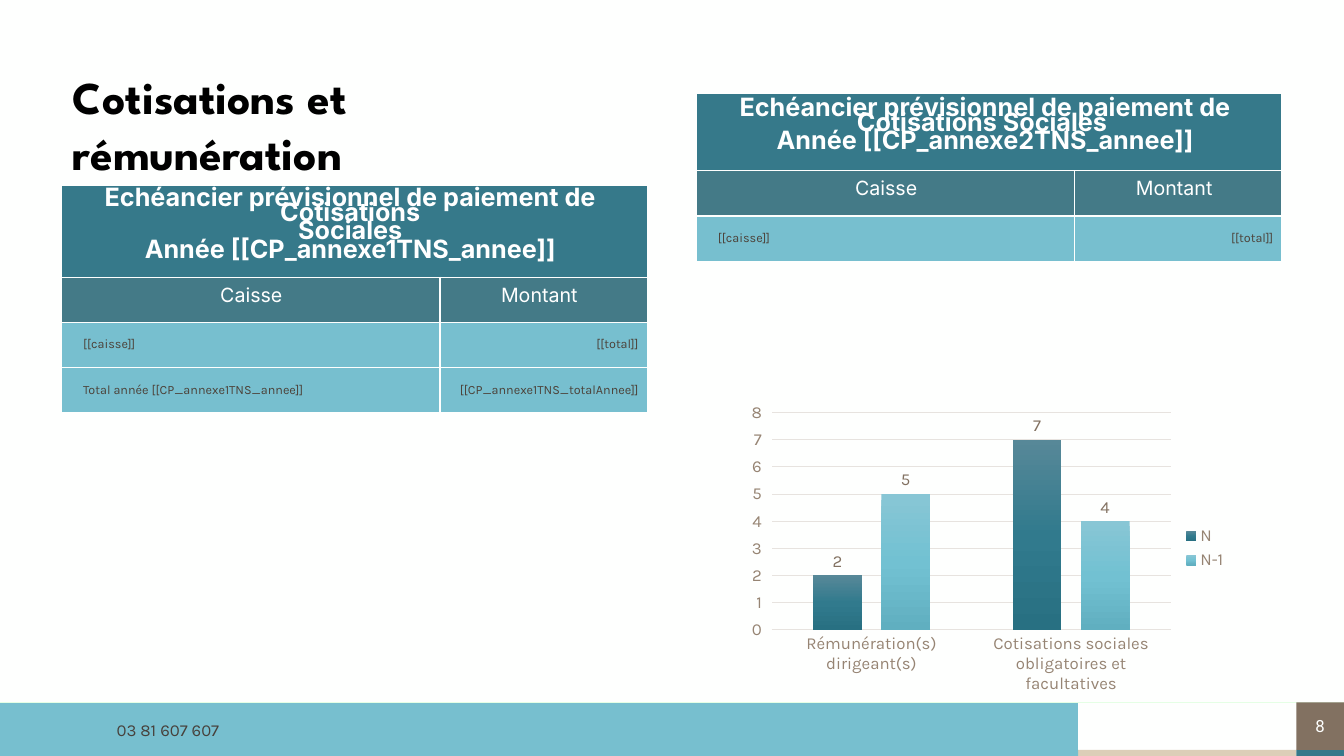
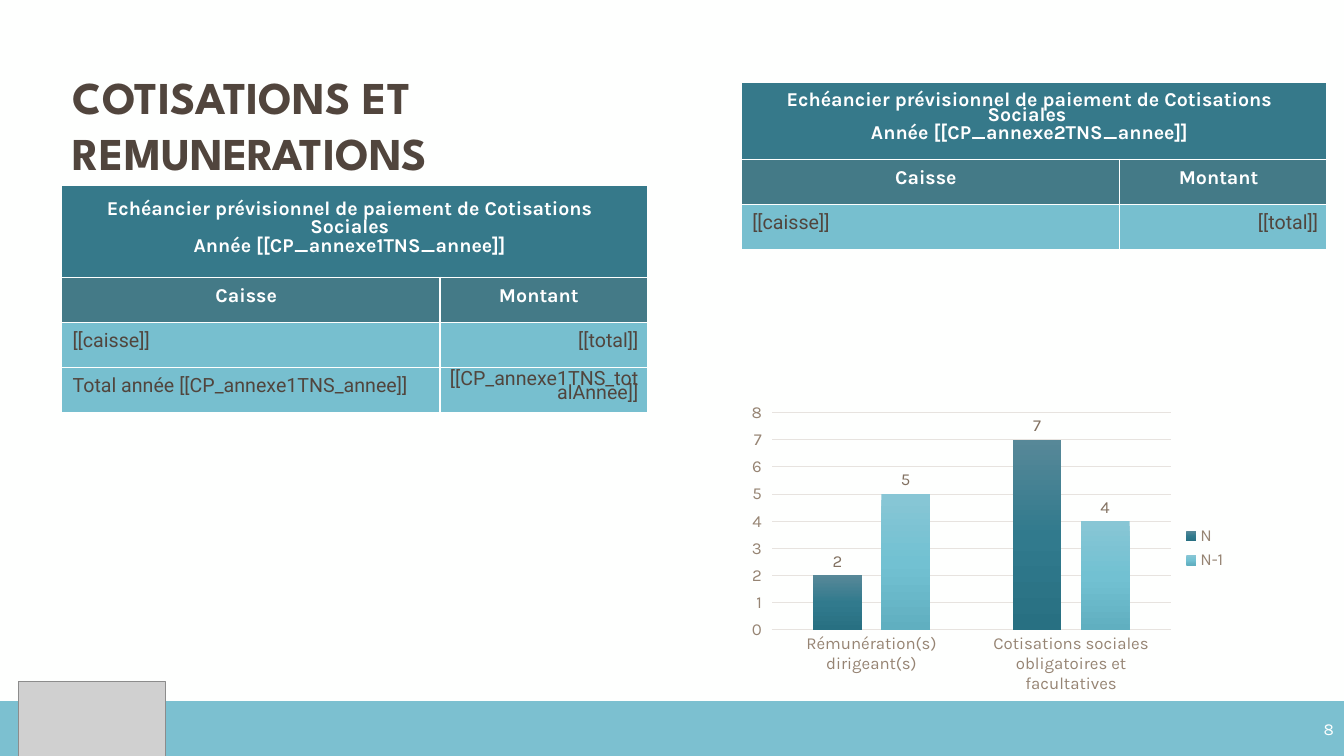
Before and after one commit to ldebouche/Projet1_lettre_fin_de_mission, a slide deck: slide 8 of backend/src/templates/modele_complet.pptm. Drawn at 1344x756 pixels with LibreOffice and Linux fonts; fonts in the diff are those of the drawing; grey boxes stand for pictures; background and template pictures are left out. Boxes give left, top, right and bottom in pixels: in the first picture for what was removed or moved away, otherwise in the second. Text is boxed around its words. In the diff, an @@ line names an element or a change of style, - is before the commit and + after.

```diff
--- a/backend/src/templates/modele_complet.pptm
+++ b/backend/src/templates/modele_complet.pptm
@@ text at box(73, 83, 427, 241): text changed; text colour #000000 to #51453D @@
-Cotisations et rémunération
-du dirigeant
+COTISATIONS ET REMUNERATIONS
+DU DIRIGEANT.
@@ table at box(742, 82, 1328, 249) @@
@@ size 18 to 14 pt in "Echéancier prévisionnel de paiement de Cotisations Sociales", "Année [[CP_annexe2TNS_annee]]" @@
@@ font Inter to Karla in "Echéancier prévisionnel de paiement de Cotisations Sociales", "Année [[CP_annexe2TNS_annee]]", "Caisse", "Montant" @@
@@ bold on in "Caisse", "Montant" @@
@@ size 9 to 14 pt, font Karla to Roboto, text colour #4C4239 to #51453D in "[[caisse]]", "[[total]]" @@
@@ indent changed @@
@@ table: place and size @@
-table at box(697, 94, 1282, 261)
+table at box(742, 82, 1328, 249)
@@ table at box(62, 186, 647, 412) @@
@@ size 18 to 14 pt in "Echéancier prévisionnel de paiement de Cotisations", "Sociales", "Année [[CP_annexe1TNS_annee]]" @@
@@ font Inter to Karla in "Echéancier prévisionnel de paiement de Cotisations", "Sociales", "Année [[CP_annexe1TNS_annee]]", "Caisse" and 1 more places @@
@@ bold on in "Caisse", "Montant" @@
@@ size 9 to 14 pt, font Karla to Roboto, text colour #4C4239 to #51453D in "[[caisse]]", "[[total]]", "Total année [[CP_annexe1TNS_annee]]", "[[CP_annexe1TNS_totalAnnee]]" @@
@@ indent changed @@
@@ picture added at box(19, 683, 166, 756) @@
@@ freeform shape removed at box(0, 703, 1078, 750) @@
@@ rectangle added at box(0, 703, 1344, 756), fill #7CC0D0, outline #7CC0D0 1.5 pt @@
@@ page number: place and size @@
-page number at box(1297, 703, 1344, 750)
+page number at box(1297, 703, 1344, 756)
@@ page number at box(1297, 703, 1344, 756): font Roboto to Karla; alignment centre to right; fill #827161 to #7CC0D0; outline none to #7CC0D0 0.75 pt @@
@@ text removed at box(117, 725, 219, 736) @@
-03 81 607 607
@@ rectangle removed at box(0, 750, 1079, 756) @@
@@ rectangle removed at box(1079, 750, 1298, 756) @@
@@ rectangle removed at box(1297, 750, 1344, 756) @@
```
Also in this commit, not shown: 19 other slides changed, 20 other files.
